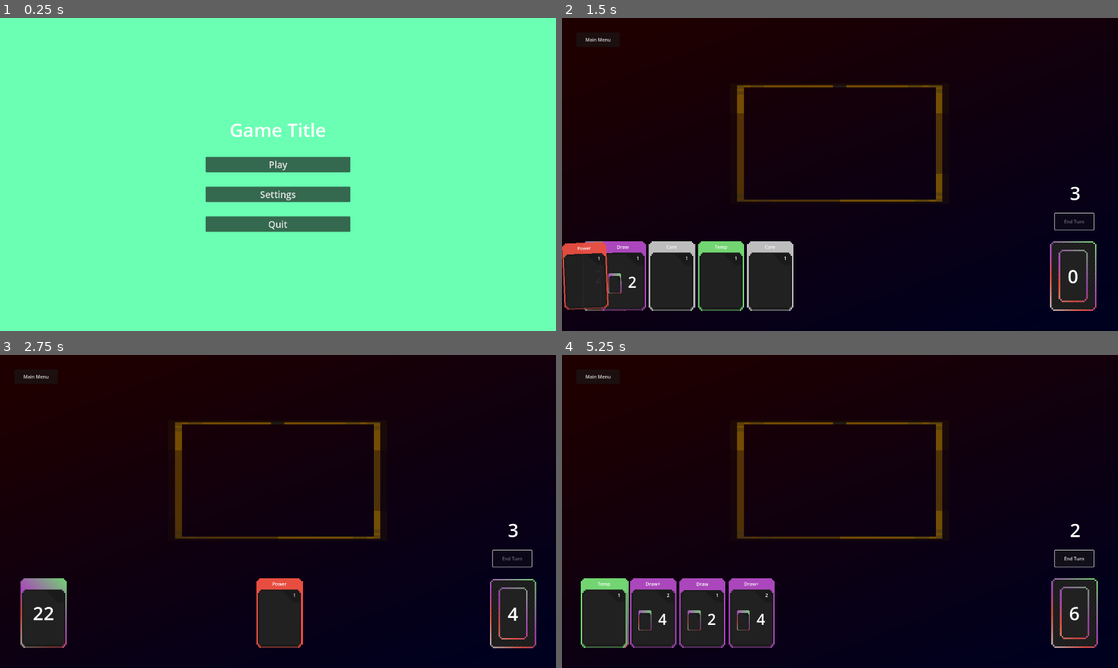
Above: before the commit, frames 1-4 (two rows, left to right).
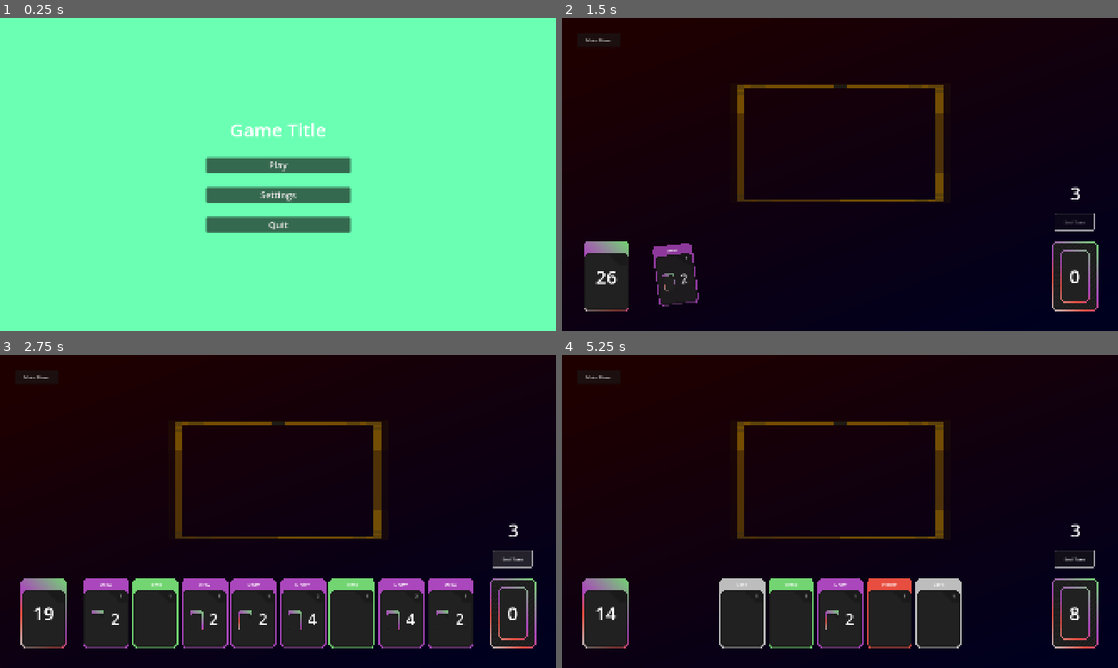
Above: after the commit, the same moments.

Repository: brandon-relentnet/deck-management
Game: Godot game, scene res://scenes/main_menu.tscn
Two runs of this game, one before a commit and one after it. Both use one fixed random seed, a clock stepped at 60 frames per second and the inputs below.
Inputs (mouse positions are in pixels of both pictures, inside the frame that each line leads up to):
- Up to frame 1 (0.25 s): no input
- Up to frame 2 (1.5 s): click "Play" at 0.5 s; click (1073, 221) at 1.25 s, where only the run after the commit has a clickable "End Turn"
- Up to frame 3 (2.75 s): click (511, 558) at 2 s, where only the run before the commit has a clickable "End Turn"
- Up to frame 4 (5.25 s): click (1073, 558) at 2.75 s, where only the run after the commit has a clickable "End Turn"; tap Enter at 3.5 s; drag from (734, 611) to (840, 480) at 3.52 s; drag from (751, 611) to (606, 611) at 4.27 s; move the mouse to (701, 611) at 5.02 s; click (701, 611) at 5.17 s

The runs differ from the first frame. In frame 1, 1.2% of the frame differs, in the area x 36-64%, y 33-69%; in frame 2, 7.9%; in frame 3, 15%, in the area x 3-97%, y 6-94%; in frame 4, 13%.

Commit message:
Created a transition manager to slide between scenes on instantiation.

Diff:
--- a/project.godot
+++ b/project.godot
@@ -21,12 +21,13 @@
 CardDB="*res://scripts/core/CardDB.gd"
 CardEffects="*res://scripts/core/card_effects.gd"
 GameManager="*res://scripts/utils/game_manager.gd"
+TransitionManager="*res://scripts/ui/transition_manager.gd"
 
 [display]
 
 window/size/viewport_width=1920
 window/size/viewport_height=1080
-window/stretch/mode="viewport"
+window/stretch/mode="canvas_items"
 window/vsync/vsync_mode=0
 
 [editor_plugins]
--- /dev/null
+++ b/scene_transition.gd
@@ -0,0 +1,70 @@
+extends Control
+
+signal transition_finished
+
+const TRANSITION_DURATION = Utils.DEFAULT_ANIMATION_SPEED * 2
+
+# References to our viewports
+@onready var viewport_1 = $Container/SubViewportContainer1/SubViewport
+@onready var viewport_2 = $Container/SubViewportContainer2/SubViewport
+@onready var container = $Container
+
+var current_viewport_idx = 0  # Track which viewport contains current scene
+
+func _ready():
+	# Make this control fill the screen and be on top of everything
+	z_index = 100
+
+	# Hide this control by default
+	visible = false
+
+# Start a transition to a new scene
+func transition_to_scene(scene_path: String):
+	# Make the transition control visible
+	visible = true
+
+	# Store the current scene
+	var current_scene = get_tree().current_scene
+
+	# Remove current scene from its parent and add to our viewport
+	var current_parent = current_scene.get_parent()
+	if current_parent:
+		current_parent.remove_child(current_scene)
+
+	# Add current scene to the first viewport
+	viewport_1.add_child(current_scene)
+
+	# Load and instantiate the new scene
+	var new_scene = load(scene_path).instantiate()
+
+	# Add new scene to the second viewport
+	viewport_2.add_child(new_scene)
+
+	# Position the container to show the current scene
+	container.position.x = 0
+
+	# Create the sliding animation
+	var tween = create_tween()
+	tween.set_ease(Tween.EASE_OUT)
+	tween.set_trans(Tween.TRANS_CUBIC)
+
+	# Slide to show the new scene
+	var target_pos = -get_viewport().size.x
+	tween.tween_property(container, "position:x", target_pos, TRANSITION_DURATION)
+
+	# Wait for animation to complete
+	await tween.finished
+
+	# Remove scenes from viewports
+	viewport_1.remove_child(current_scene)
+	viewport_2.remove_child(new_scene)
+
+	# Change the current scene
+	get_tree().root.add_child(new_scene)
+	get_tree().current_scene = new_scene
+
+	# Hide this control when done
+	visible = false
+
+	# Emit signal that transition is complete
+	emit_signal("transition_finished")
--- /dev/null
+++ b/scenes/loading_screen.tscn
@@ -0,0 +1,15 @@
+[gd_scene load_steps=2 format=3 uid="uid://cuek71sd144v5"]
+
+[ext_resource type="Script" uid="uid://choladilqkjek" path="res://scripts/ui/loading_screen.gd" id="1_ep5rh"]
+
+[node name="LoadingScreen" type="CanvasLayer"]
+layer = 10
+script = ExtResource("1_ep5rh")
+
+[node name="ColorRect" type="ColorRect" parent="."]
+anchors_preset = 15
+anchor_right = 1.0
+anchor_bottom = 1.0
+grow_horizontal = 2
+grow_vertical = 2
+color = Color(0, 0, 0, 1)
--- /dev/null
+++ b/scenes/scene_transition.tscn
@@ -0,0 +1,37 @@
+[gd_scene load_steps=2 format=3 uid="uid://bxx0fh3guqppm"]
+
+[ext_resource type="Script" uid="uid://cut2tors2nur0" path="res://scene_transition.gd" id="1_0wykx"]
+
+[node name="SceneTransition" type="Control"]
+layout_mode = 3
+anchors_preset = 15
+anchor_right = 1.0
+anchor_bottom = 1.0
+grow_horizontal = 2
+grow_vertical = 2
+script = ExtResource("1_0wykx")
+
+[node name="Container" type="HBoxContainer" parent="."]
+layout_mode = 0
+offset_right = 3840.0
+offset_bottom = 1080.0
+
+[node name="SubViewportContainer1" type="SubViewportContainer" parent="Container"]
+custom_minimum_size = Vector2(1920, 0)
+layout_mode = 2
+stretch = true
+
+[node name="SubViewport" type="SubViewport" parent="Container/SubViewportContainer1"]
+handle_input_locally = false
+size = Vector2i(1920, 1080)
+render_target_update_mode = 4
+
+[node name="SubViewportContainer2" type="SubViewportContainer" parent="Container"]
+custom_minimum_size = Vector2(1920, 0)
+layout_mode = 2
+stretch = true
+
+[node name="SubViewport" type="SubViewport" parent="Container/SubViewportContainer2"]
+handle_input_locally = false
+size = Vector2i(1920, 1080)
+render_target_update_mode = 4
--- a/scripts/containers/deck.gd
+++ b/scripts/containers/deck.gd
@@ -9,7 +9,7 @@
 # Constants for card creation and animation
 const CARD_SCENE_PATH = "res://scenes/card.tscn"
 const CARD_DRAW_SPEED = Utils.DEFAULT_ANIMATION_SPEED
-const CURRENT_HAND_DRAW = 5
+const CURRENT_HAND_DRAW = Utils.CURRENT_HAND_DRAW
 
 # Deck contents - stored as card IDs that reference the card database
 var player_deck = [
@@ -41,8 +41,8 @@
 	# Shuffle the deck at the start of the game
 	shuffle_deck()
 
-	# Draw initial hand
-	draw_hand(CURRENT_HAND_DRAW)
+	## Draw initial hand
+	#draw_hand(CURRENT_HAND_DRAW)
 
 	# Initialize the deck counter display
 	update_deck_display()
--- a/scripts/core/deck_system.gd
+++ b/scripts/core/deck_system.gd
@@ -1,5 +1,8 @@
 # Add this script to your Main node in main.tscn
 extends Node2D
+
+const ANIMATION_SPEED: float = Utils.DEFAULT_ANIMATION_SPEED
+const HAND_DRAW = Utils.CURRENT_HAND_DRAW
 
 func _ready():
 	# Initialize the game
@@ -13,19 +16,30 @@
 	# For example, you might load a specific deck based on settings
 	print("Starting game at level: ", GameManager.current_level)
 
+	# Get references to deck and discard
+	var deck = $Deck
+	var discard = $Discard
+
+	# Hide the objects initially
+	deck.modulate.a = 0
+	discard.modulate.a = 0
+
+	await Utils.create_timer(ANIMATION_SPEED * 2)
+
 	# Optional: Dramatic entrance animation
 	var tween = create_tween()
 	tween.set_ease(Tween.EASE_OUT)
 	tween.set_trans(Tween.TRANS_BACK)
 
-	# Find and animate your game elements
-	var deck = $Deck
-	var discard = $Discard
-	var hand = $PlayerHand
+	# Animate positions and fade in simultaneously
+	tween.parallel().tween_property(deck, "position", deck.position, ANIMATION_SPEED).from(Vector2(deck.position.x, deck.position.y + 300))
+	tween.parallel().tween_property(deck, "modulate:a", 1.0, ANIMATION_SPEED)
 
-	# Example animation: Cards flying in from off-screen
-	tween.tween_property(deck, "position", deck.position, 0.5).from(Vector2(deck.position.x - 200, deck.position.y))
-	tween.tween_property(discard, "position", discard.position, 0.5).from(Vector2(discard.position.x + 200, discard.position.y))
+	tween.parallel().tween_property(discard, "position", discard.position, ANIMATION_SPEED).from(Vector2(discard.position.x, discard.position.y + 300))
+	tween.parallel().tween_property(discard, "modulate:a", 1.0, ANIMATION_SPEED)
+
+	await Utils.create_timer(ANIMATION_SPEED)
+	deck.draw_hand(HAND_DRAW)
 
 func create_back_button():
 	# Create a button to return to main menu
@@ -61,7 +75,9 @@
 
 func _confirm_return_to_menu():
 	# Return to main menu
-	get_tree().change_scene_to_file("res://scenes/main_menu.tscn")
+	# Use the TransitionManager to transition to the deck system scene
+	await TransitionManager.change_scene("res://scenes/main_menu.tscn")
+	#get_tree().change_scene_to_file("res://scenes/main_menu.tscn")
 
 # Add this to handle the escape key as well
 func _input(event):
--- a/scripts/core/main_menu.gd
+++ b/scripts/core/main_menu.gd
@@ -1,4 +1,6 @@
 extends CanvasLayer
+
+const ANIMATION_DURATION = Utils.DEFAULT_ANIMATION_SPEED
 
 func _ready():
 	# Get references to buttons
@@ -18,8 +20,14 @@
 	tween.parallel().tween_property($MarginContainer/VBoxContainer, "modulate:a", 1.0, 0.5).from(0.0)
 
 func _on_play_pressed():
-	# Change to the main game scene
-	get_tree().change_scene_to_file("res://deck_system.tscn")
+	# Disable the button to prevent multiple clicks
+	$MarginContainer/VBoxContainer/PlayButton.disabled = true
+
+	# Use the TransitionManager to transition to the deck system scene
+	await TransitionManager.change_scene("res://deck_system.tscn")
+
+	# At this point, the transition is complete and the new scene is active
+	print("Transition to deck system complete")
 
 func _on_options_pressed():
 	# For now, just print a message
--- a/scripts/ui/input_manager.gd
+++ b/scripts/ui/input_manager.gd
@@ -53,7 +53,6 @@
 
 	if event.pressed:
 		emit_signal("left_mouse_button_clicked")
-		print("left mouse pressed")
 		process_click()
 	else:
 		emit_signal("left_mouse_button_released")
--- /dev/null
+++ b/scripts/ui/loading_screen.gd
@@ -0,0 +1,30 @@
+extends CanvasLayer
+
+signal transition_completed
+signal fade_in_completed
+signal fade_out_completed
+
+const FADE_DURATION = Utils.DEFAULT_ANIMATION_SPEED
+
+func _ready():
+	# Start fully transparent
+	$ColorRect.modulate.a = 0
+
+# Fade in, then emit signal when complete
+func fade_in():
+	var tween = create_tween()
+	tween.set_ease(Tween.EASE_IN_OUT)
+	tween.tween_property($ColorRect, "modulate:a", 1.0, FADE_DURATION)
+	await tween.finished
+	emit_signal("fade_in_completed")
+	emit_signal("transition_completed")
+	return true
+
+# Fade out
+func fade_out():
+	var tween = create_tween()
+	tween.set_ease(Tween.EASE_IN_OUT)
+	tween.tween_property($ColorRect, "modulate:a", 0.0, FADE_DURATION)
+	await tween.finished
+	emit_signal("fade_out_completed")
+	return true
--- /dev/null
+++ b/scripts/ui/transition_manager.gd
@@ -0,0 +1,25 @@
+extends Node
+
+signal transition_finished
+
+var transition_scene = preload("res://scenes/scene_transition.tscn")
+var transition_instance = null
+
+func _ready():
+	# Create the transition instance
+	transition_instance = transition_scene.instantiate()
+
+	# Connect to its signal
+	transition_instance.transition_finished.connect(func(): emit_signal("transition_finished"))
+
+	# We don't add it to the scene tree until needed
+
+func change_scene(scene_path: String):
+	# Add the transition to the scene tree
+	get_tree().root.add_child(transition_instance)
+
+	# Start the transition
+	transition_instance.transition_to_scene(scene_path)
+
+	# Return the signal so callers can await it
+	return transition_finished
--- a/scripts/utils/utils.gd
+++ b/scripts/utils/utils.gd
@@ -9,6 +9,7 @@
 const CARD_COLLISION_MASK = 1
 const CARD_SLOT_COLLISION_MASK = 2
 const DECK_DISCARD_COLLISION_MASK = 4
+const CURRENT_HAND_DRAW = 5
 
 # Creates and returns a timer with the specified duration
 # This is more convenient than calling get_tree().create_timer() everywhere
@@ -51,7 +52,7 @@
 static func apply_shake_effect(node: Node2D, offset: Vector2 = Vector2(3, 3), duration: float = 0.05) -> void:
 	var tween = node.create_tween()
 	var original_pos = node.position
-	print("shake effect : [utils.gd]")
+
 	# Quick back-and-forth movement
 	tween.tween_property(node, "position", original_pos + offset, duration)
 	tween.tween_property(node, "position", original_pos, duration)
Not shown, added: scene_transition.gd.uid
Not shown, added: scripts/ui/loading_screen.gd.uid
Not shown, added: scripts/ui/transition_manager.gd.uid
